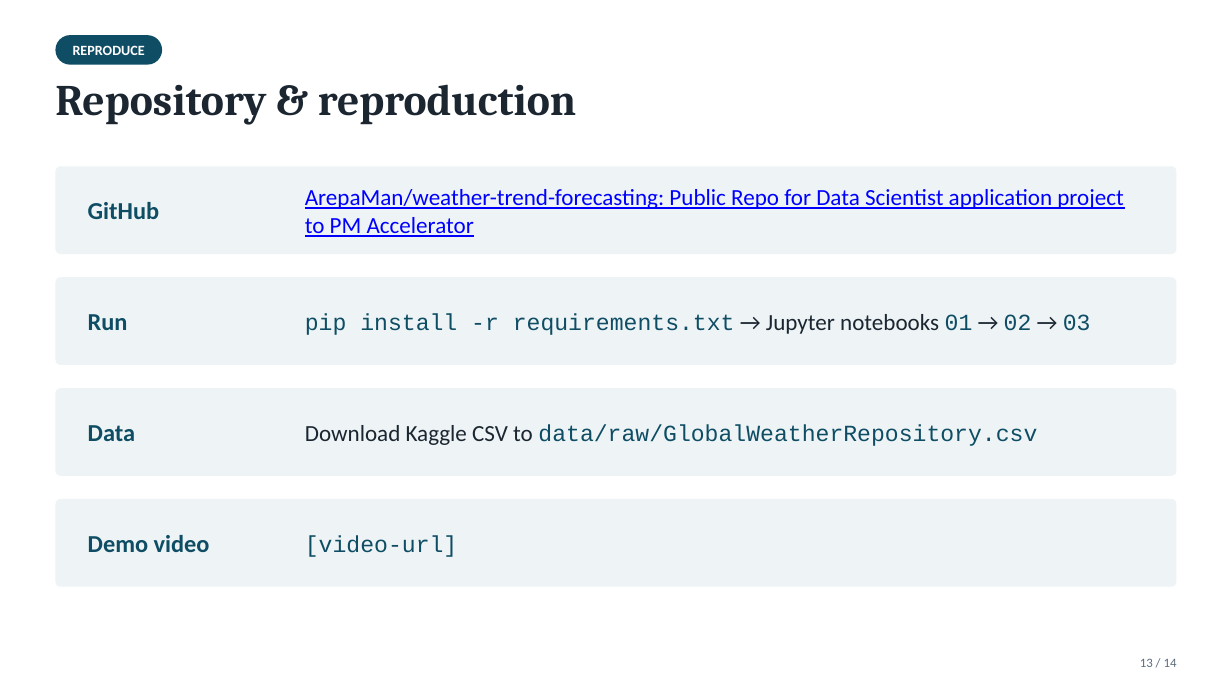
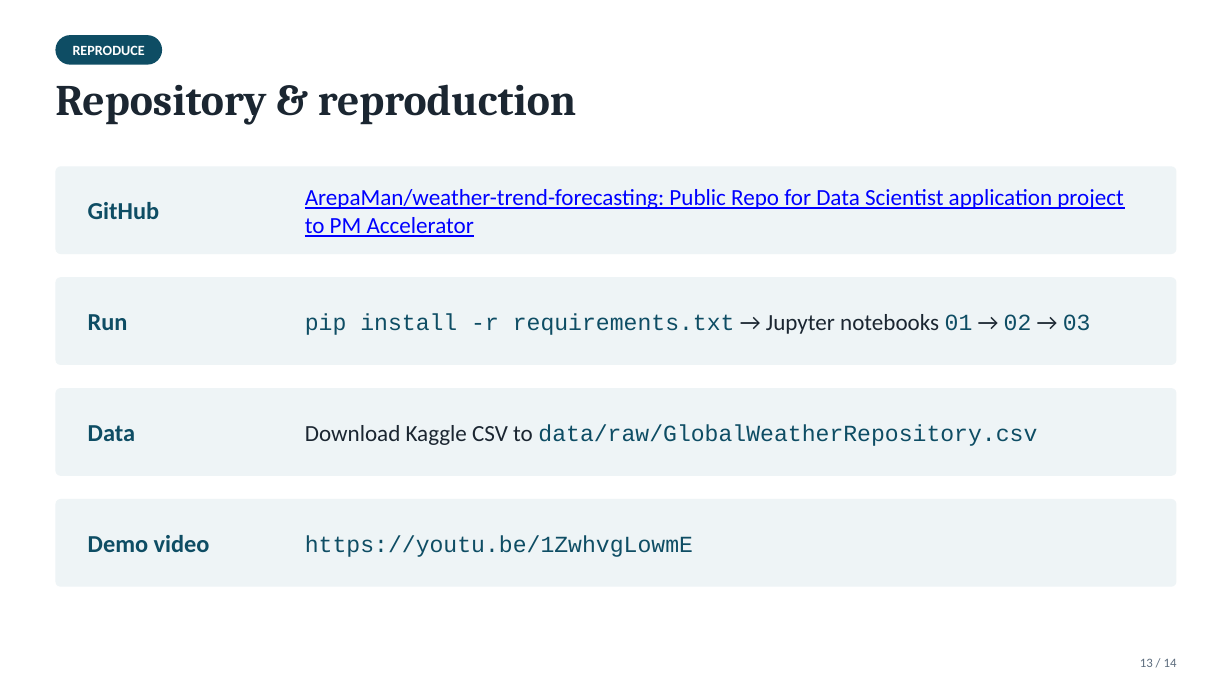
Before and after one commit to ArepaMan/weather-trend-forecasting, a slide deck: slide 13 of reports/Weather_Trend_Forecasting.pptx. Drawn at 1232x693 pixels with LibreOffice and Linux fonts; fonts in the diff are those of the drawing. Boxes give left, top, right and bottom in pixels: in the first picture for what was removed or moved away, otherwise in the second. Text is boxed around its words. In the diff, an @@ line names an element or a change of style, - is before the commit and + after.

Commit message:
Add demo video URL to slides

```diff
--- a/reports/Weather_Trend_Forecasting.pptx
+++ b/reports/Weather_Trend_Forecasting.pptx
@@ text at (305, 535, 693, 557): text changed @@
-[video-url]
+https://youtu.be/1ZwhvgLowmE
```
